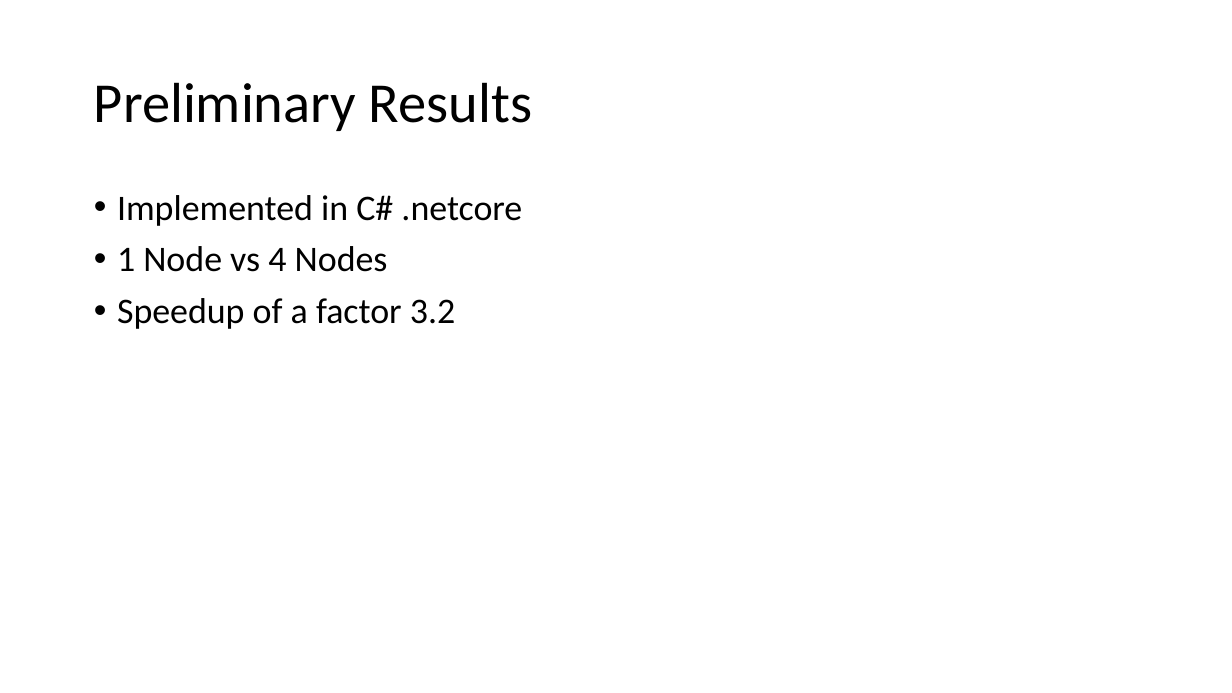
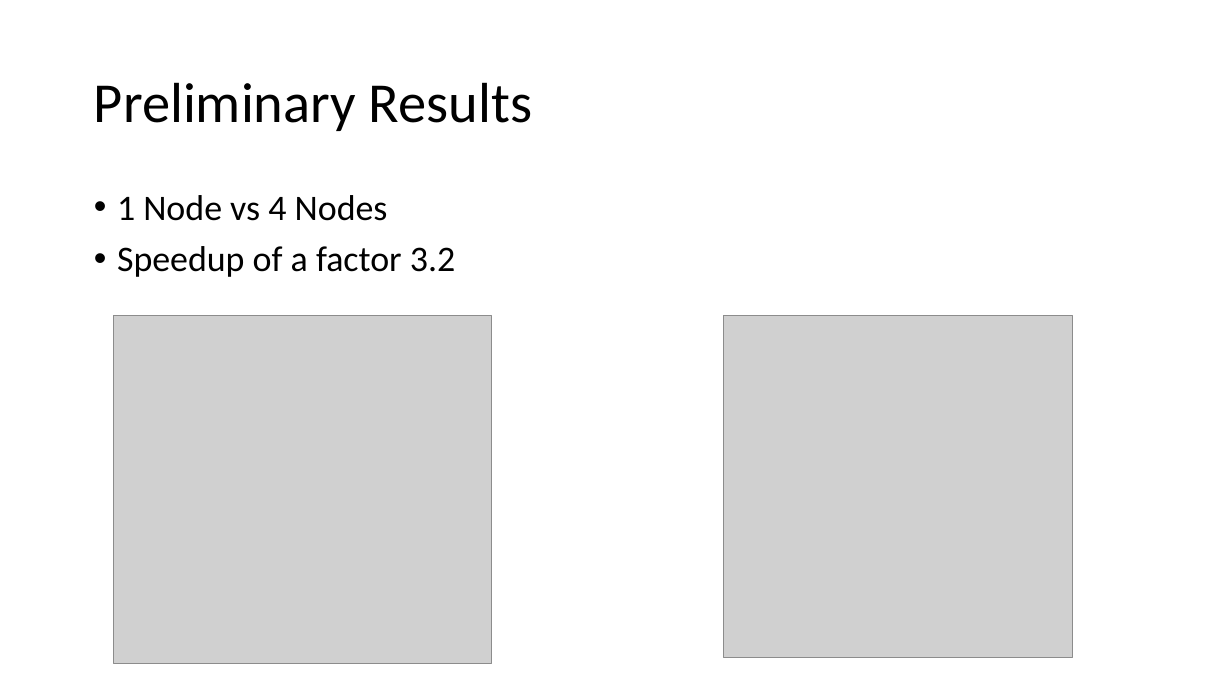
Before and after one commit to lord-blueberry/p9-doc, a slide deck: slide 14 of SKA-Days/Towards Distributed Image Reconstruction.pptx (slide 16 before the commit). Drawn at 1232x693 pixels with LibreOffice and Linux fonts; fonts in the diff are those of the drawing; grey boxes stand for pictures. Boxes give left, top, right and bottom in pixels: in the first picture for what was removed or moved away, otherwise in the second. Text is boxed around its words. In the diff, an @@ line names an element or a change of style, - is before the commit and + after.

```diff
--- a/SKA-Days/Towards Distributed Image Reconstruction.pptx
+++ b/SKA-Days/Towards Distributed Image Reconstruction.pptx
@@ text at (x1=117, y1=195, x2=522, y2=226): paragraph removed @@
-• Implemented in C# .netcore
@@ picture added at (x1=114, y1=316, x2=492, y2=664) @@
@@ picture added at (x1=724, y1=316, x2=1073, y2=658) @@
```
Also in this commit, not shown: 8 other slides changed, 1 slide added, 6 slides removed, 4 other files.
